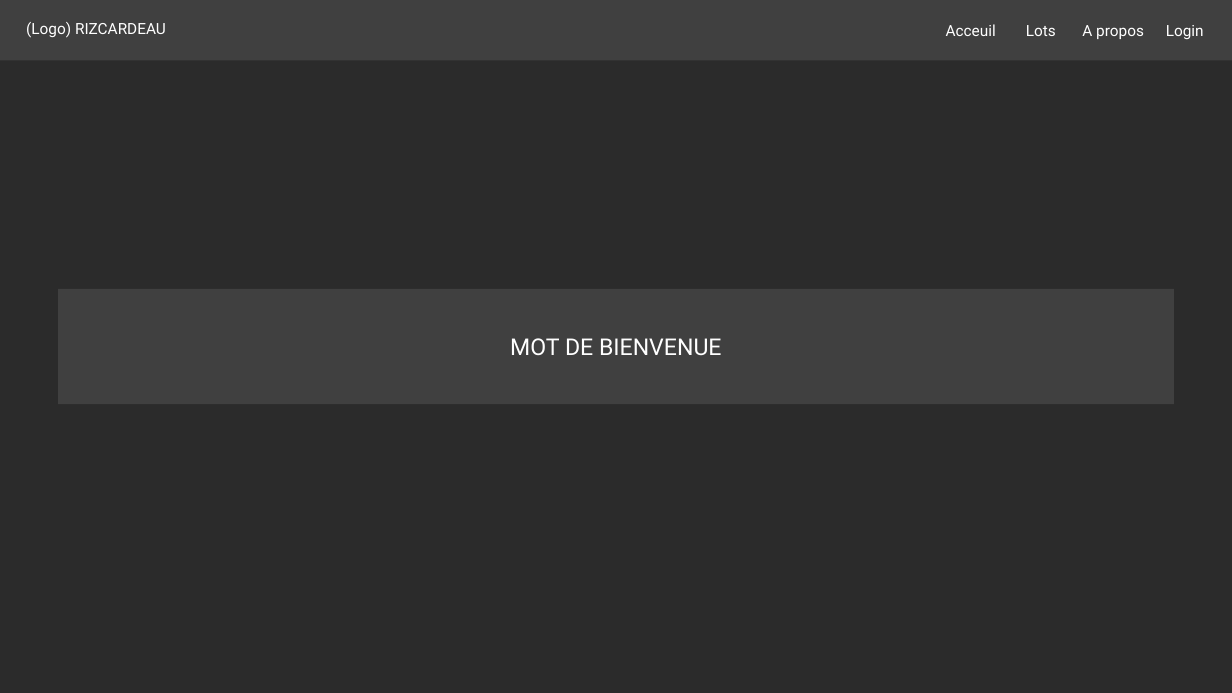
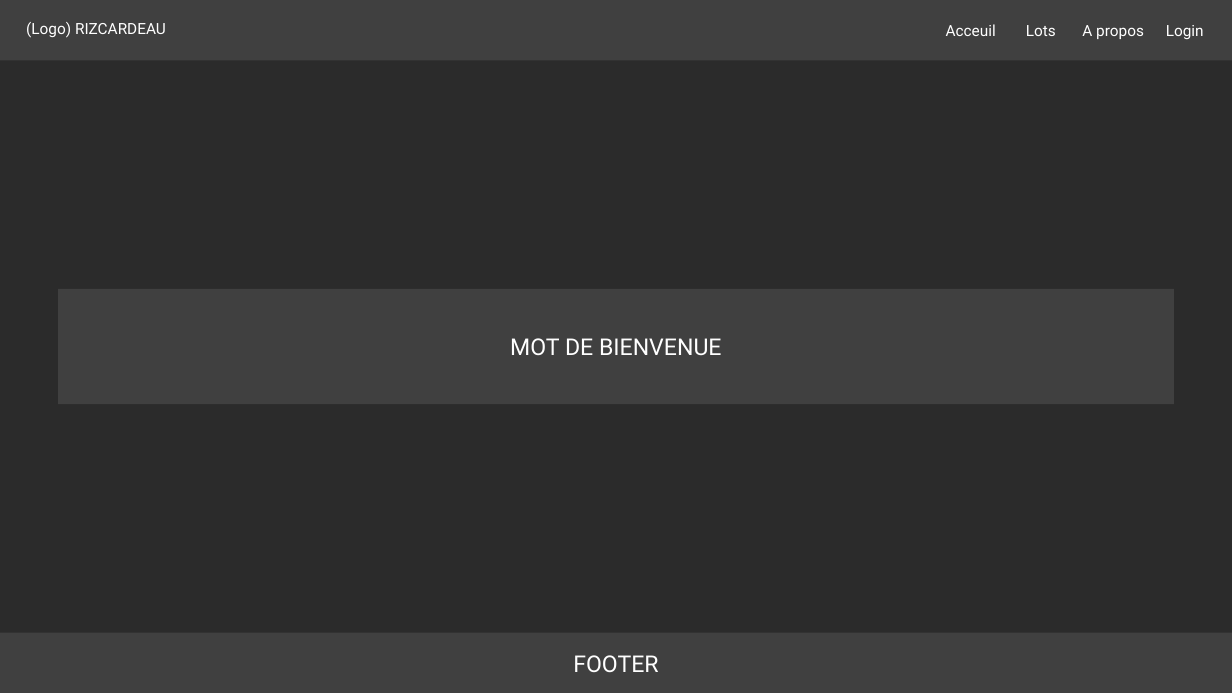
Before and after one commit to ETML-ES-PROJ-LABE-LAFE/LesJardiniersDuDimanche-Frontend, a slide deck: slide 2 of Annexes/MockupEnchere.pptx. Drawn at 1232x693 pixels with LibreOffice and Linux fonts; fonts in the diff are those of the drawing; background and template pictures are left out; a plain dark background stands for a picture behind light text. Boxes give left, top, right and bottom in pixels: in the first picture for what was removed or moved away, otherwise in the second. Text is boxed around its words. In the diff, an @@ line names an element or a change of style, - is before the commit and + after.

```diff
--- a/Annexes/MockupEnchere.pptx
+++ b/Annexes/MockupEnchere.pptx
@@ rectangle added at [0, 633, 1232, 693], fill #404040, 18 pt, text #FFFFFF @@
+FOOTER
```
Also in this commit, not shown: 3 other slides changed, 4 slides added.
